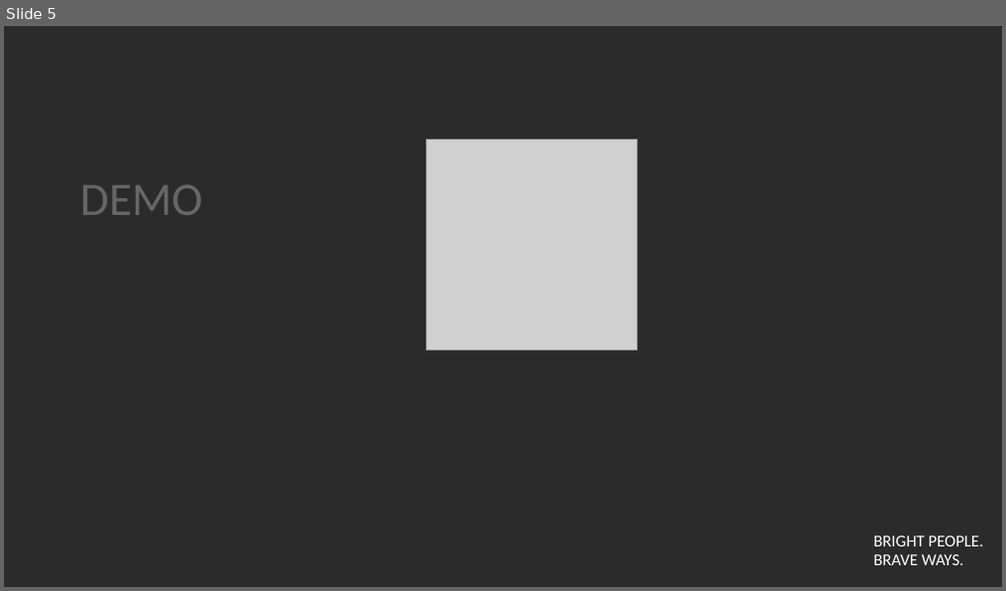
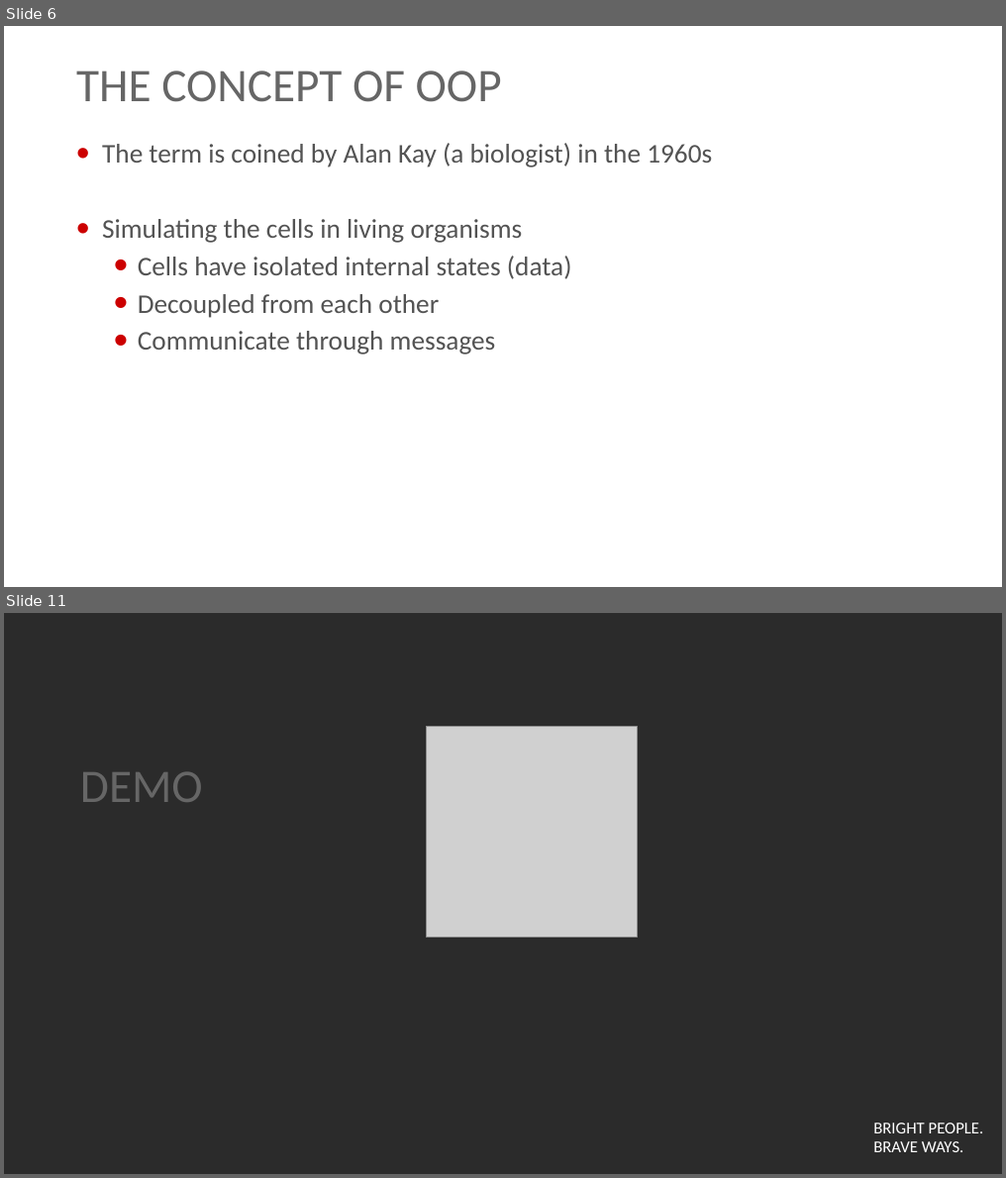
Before and after one commit to georgiyolovski/elixir-tech-talk, a slide deck: Elixir Tech Talk.pptx. Shown one above the other, each under a label of ours: slide 5 before the commit, slides 6 and 11 after it; the slides between them are not shown. The pictures are 1006x591 and 1006x1178 pixels, drawn with LibreOffice and Linux fonts; fonts in the diff are those of the drawing; grey boxes stand for pictures; background and template pictures are left out; a plain dark background stands for a picture behind light text. Boxes give left, top, right and bottom in pixels: in the first picture for what was removed or moved away, otherwise in the second. Text is boxed around its words. In the diff, an @@ line names an element or a change of style, - is before the commit and + after.

```diff
--- a/Elixir Tech Talk.pptx
+++ b/Elixir Tech Talk.pptx
@@ slide 6 added at (x1=4, y1=26, x2=1002, y2=587), background #FFFFFF; not listed: 1 template element that a slide beside it also shows @@
@@ title added at (x1=76, y1=71, x2=502, y2=102), 45 pt, text #666666 @@
+THE CONCEPT OF OOP
@@ text added at (x1=102, y1=143, x2=712, y2=355), 26 pt, text #535353 @@
+• The term is coined by Alan Kay (a biologist) in the 1960s
+• Simulating the cells in living organisms
+  • Cells have isolated internal states (data)
+  • Decoupled from each other
+  • Communicate through messages
@@ what was slide 5 is now slide 11 @@
```
Also in this commit, not shown: 2 slides changed, 7 other slides added.
